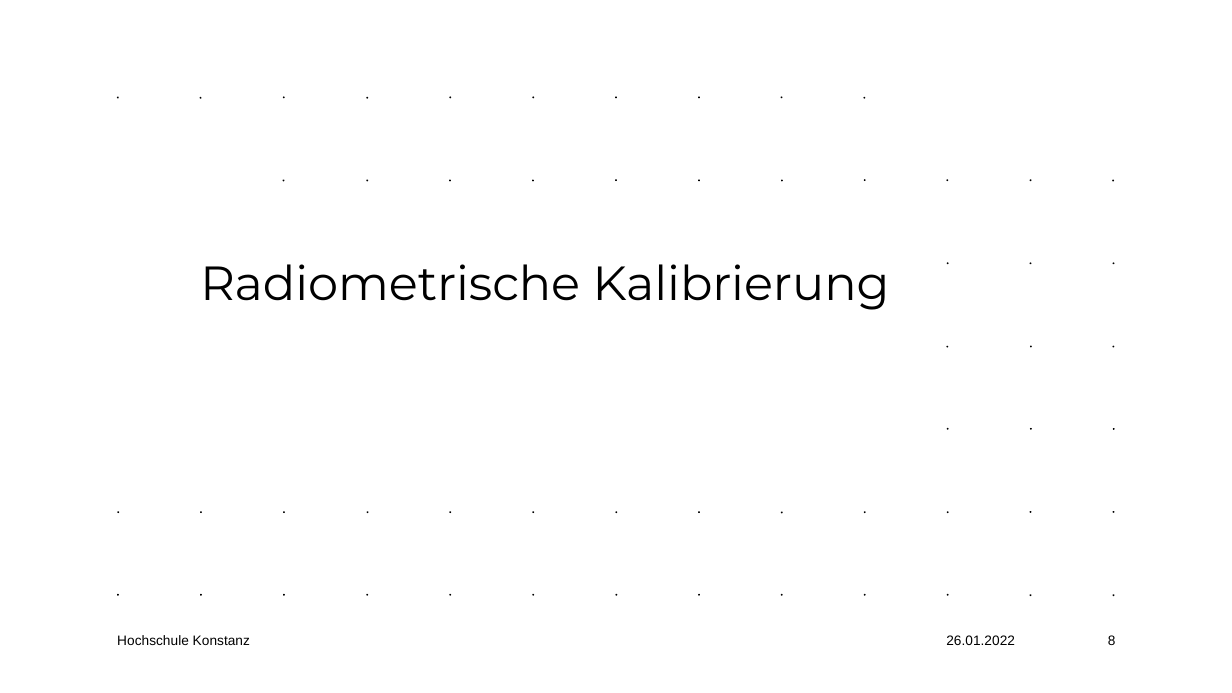
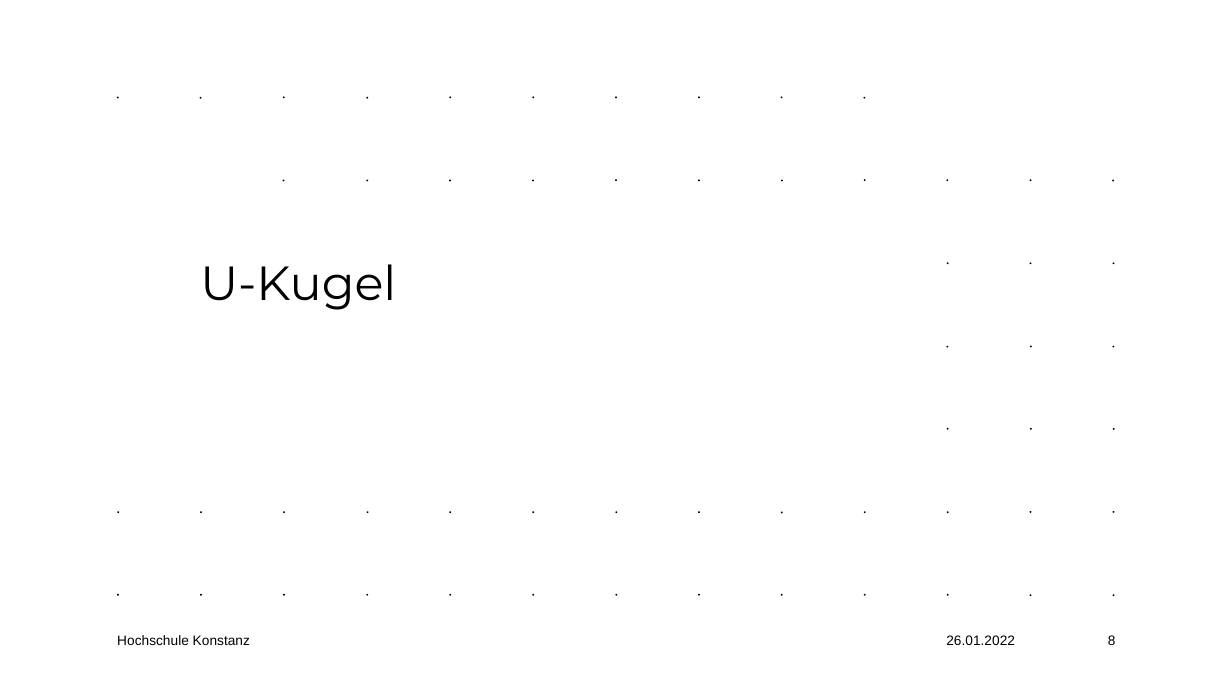
Before and after one commit to lordkeks/optik_mme, a slide deck: slide 9 of Praesentation/BildgebendeOptischeSysteme_Kaiser_Kohm_Schmeisser.pptx. Drawn at 1232x693 pixels with LibreOffice and Linux fonts; fonts in the diff are those of the drawing. Boxes give left, top, right and bottom in pixels: in the first picture for what was removed or moved away, otherwise in the second. Text is boxed around its words. In the diff, an @@ line names an element or a change of style, - is before the commit and + after.

```diff
--- a/Praesentation/BildgebendeOptischeSysteme_Kaiser_Kohm_Schmeisser.pptx
+++ b/Praesentation/BildgebendeOptischeSysteme_Kaiser_Kohm_Schmeisser.pptx
@@ text at [200,264,396,310]: text changed @@
-Radiometrische Kalibrierung
+U-Kugel
```
Also in this commit, not shown: 1 other slide changed.
